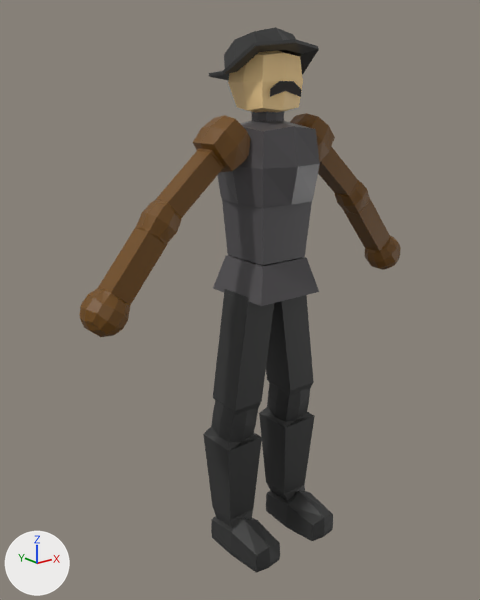
What one commit did to the Blender file PlantasVSColonizadoresJogo/Assets/Models/PortuguesBasicColouring.blend.
Both versions are drawn from a camera (50 mm lens) standing at (-26.7, -30.8, 21.9) and looking at (-1.3, 1.0, 9.2). Every picture has the same lights, and +X, +Y and +Z are marked at lower left.

Names of what the first picture shows: 'Arm', 'Hat', 'Head', 'Legs', 'Torso'.
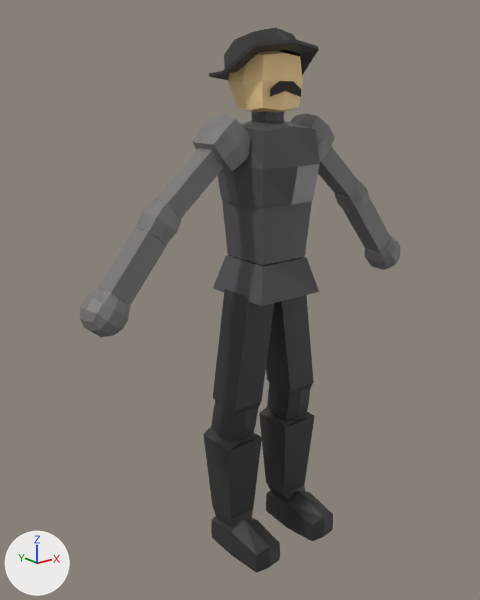
Pixel boxes [x1, y1, x2, y2] of what changed, in the pictures (480 x 600 px):
'Arm', recoloured (brown to grey): [79, 113, 401, 337] in both

The change, as a diff of the scene's bpy script:
```diff
--- a/PlantasVSColonizadoresJogo/Assets/Models/PortuguesBasicColouring.blend.py
+++ b/PlantasVSColonizadoresJogo/Assets/Models/PortuguesBasicColouring.blend.py
@@ mat_colourarms @@
 mat_colourarms = principled_material('ColourArms')
-mat_colourarms.base_color = (0.164, 0.0672, 0.004)  # brown #71490d
+mat_colourarms.base_color = (0.202, 0.19, 0.19)  # grey #7c7979
```
